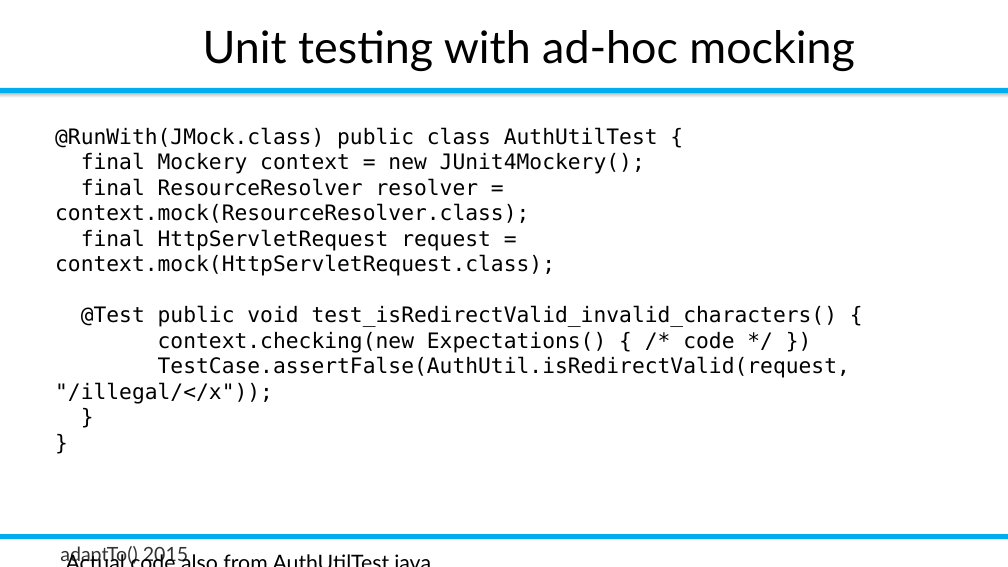
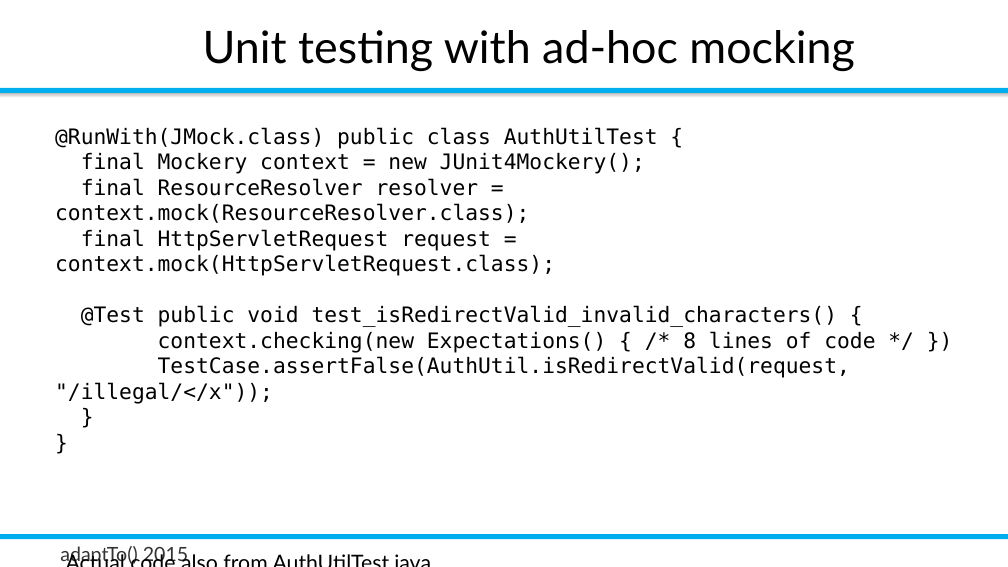
Before and after one commit to rombert/talks, a slide deck: slide 17 of adaptTo2015/How_Do_I_Test_My_Sling_Application-Robert_Munteanu.odp (slide 18 before the commit). Drawn at 1008x567 pixels with LibreOffice and Linux fonts; fonts in the diff are those of the drawing; background and template pictures are left out. Boxes give left, top, right and bottom in pixels: in the first picture for what was removed or moved away, otherwise in the second. Text is boxed around its words. In the diff, an @@ line names an element or a change of style, - is before the commit and + after.

```diff
--- a/adaptTo2015/How_Do_I_Test_My_Sling_Application-Robert_Munteanu.odp
+++ b/adaptTo2015/How_Do_I_Test_My_Sling_Application-Robert_Munteanu.odp
@@ text at box(55, 127, 875, 404): text changed @@
-@RunWith(JMock.class) public class AuthUtilTest {
-final Mockery context = new JUnit4Mockery();
-final ResourceResolver resolver = context.mock(ResourceResolver.class);
-final HttpServletRequest request = context.mock(HttpServletRequest.class);
-@Test public void test_isRedirectValid_invalid_characters() {
-context.checking(new Expectations() { /* code */ })
-TestCase.assertFalse(AuthUtil.isRedirectValid(request, "/illegal/</x"));
-}
-}
+@RunWith(JMock.class) public class AuthUtilTest {
+final Mockery context = new JUnit4Mockery();
+final ResourceResolver resolver = context.mock(ResourceResolver.class);
+final HttpServletRequest request = context.mock(HttpServletRequest.class);
+@Test public void test_isRedirectValid_invalid_characters() {
+context.checking(new Expectations() { /* 8 lines of code */ })
+TestCase.assertFalse(AuthUtil.isRedirectValid(request, "/illegal/</x"));
+}
+}
```
Also in this commit, not shown: 12 other slides changed, 15 slides added, 5 slides removed, 7 other files.
